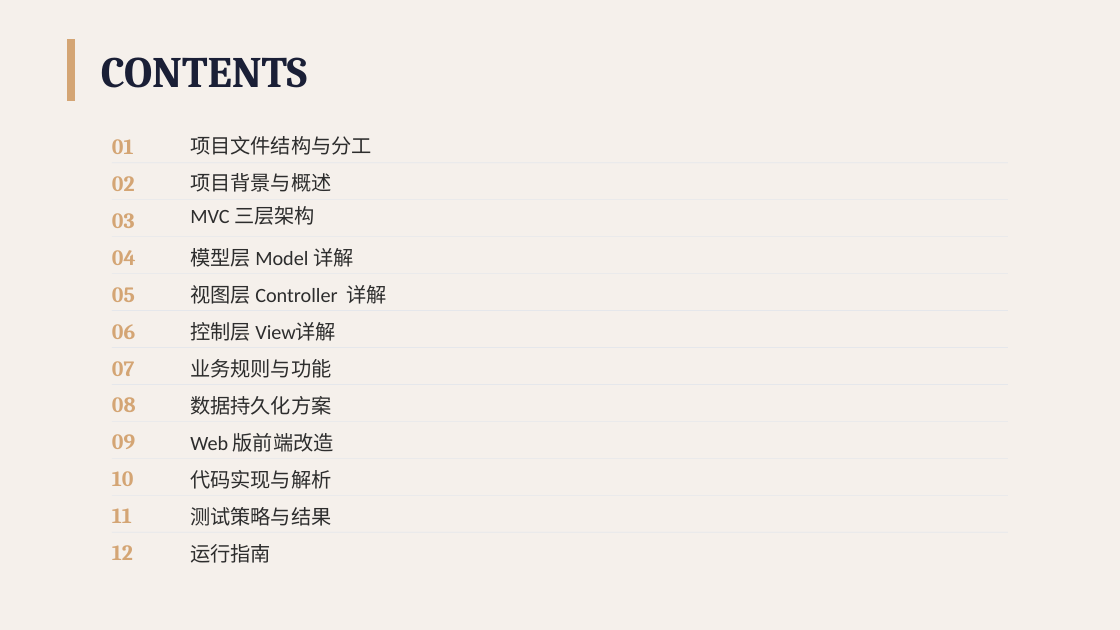
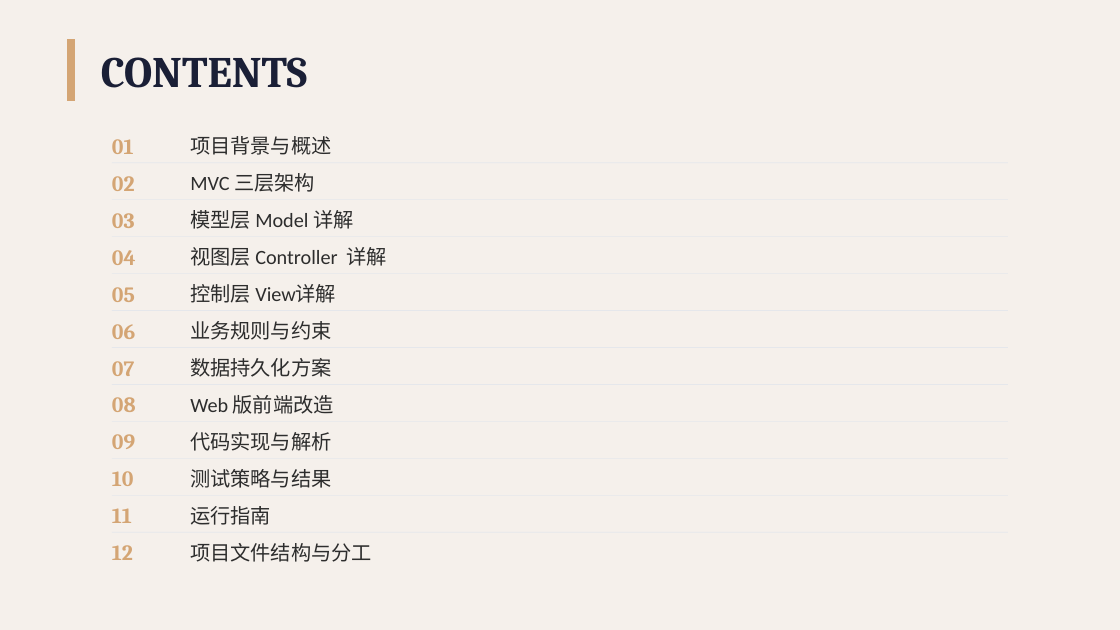
Before and after one commit to Unconnectable/atm, a slide deck: slide 2 of ATM项目演示.pptx. Drawn at 1120x630 pixels with LibreOffice and Linux fonts; fonts in the diff are those of the drawing. Boxes give left, top, right and bottom in pixels: in the first picture for what was removed or moved away, otherwise in the second. Text is boxed around its words. In the diff, an @@ line names an element or a change of style, - is before the commit and + after.

Commit message:
ppt

```diff
--- a/ATM项目演示.pptx
+++ b/ATM项目演示.pptx
@@ text "项目背景与概述": place and size @@
-text "项目背景与概述" at <box>190,173,331,192</box>
+text "项目背景与概述" at <box>190,136,331,155</box>
@@ text "MVC 三层架构": place and size @@
-text "MVC 三层架构" at <box>190,206,315,225</box>
+text "MVC 三层架构" at <box>190,173,315,192</box>
@@ text at <box>190,321,331,340</box>: text changed @@
-业务规则与功能
+业务规则与约束
@@ 8 texts: place and size @@
-8 texts at <box>190,248,387,563</box>
+8 texts at <box>190,210,387,525</box>
@@ text "项目文件结构与分工": place and size @@
-text "项目文件结构与分工" at <box>190,136,372,155</box>
+text "项目文件结构与分工" at <box>190,543,372,562</box>
```
Also in this commit, not shown: 1 other slide changed, 1 slide added, 1 other file.
